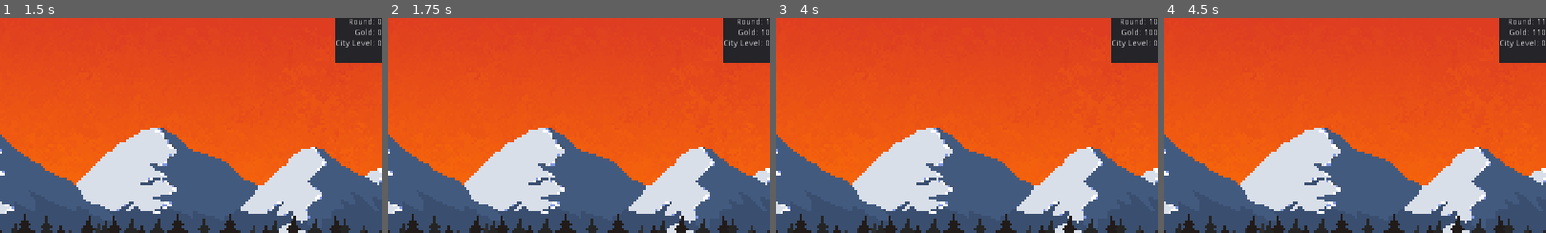
Above: before the commit, frames 1-4 (left to right).
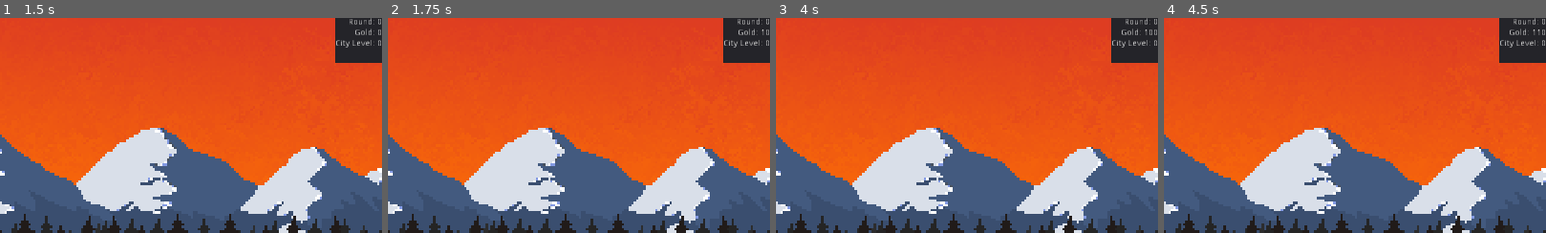
Above: after the commit, the same moments.

Repository: terrainbuilder52/Disaster_Dispatcher
Game: Godot game, scene res://Main_Scene.tscn
Same seed, same stepped clock (60 frames per second), same inputs: the game is played once before the commit and once after it.
Inputs:
- Up to frame 1 (1.5 s): click "Upgrade" at 0.5 s; click ">>" at 1.25 s
- Up to frame 2 (1.75 s): no input
- Up to frame 3 (4 s): click "Upgrade" at 2 s; click ">>" at 2.75 s; click "Upgrade" at 3.5 s
- Up to frame 4 (4.5 s): click ">>" at 4.25 s
The pictures show only the part of the screen within x 50-100%, y 0-50%; the shares and areas given below are measured in that part.

Frame 1 is identical in both runs. In frame 2, less than 0.1% of the frame differs, in the area x 99-100%, y 0-4%; in frame 3, less than 0.1%; in frame 4, 0.1%, in the area x 90-100%, y 0-4%.

Commit message:
fixed lround label

Diff:
--- a/Disaster_Dispatcher/Main_Scene.gd
+++ b/Disaster_Dispatcher/Main_Scene.gd
@@ -20,7 +20,7 @@
 			time = 0
 			turn += 1
 			_on_Turn_passed()
-	$WorldUI/StatsLabels/VBoxContainer/TurnLabel.text = "Round: " + str(turn)
+	$WorldUI/StatsLabels/VBoxContainer/TurnLabel.text = "Round: " + str(game_round)
 
 	#Restart Turn
 	if turn >= 100:
